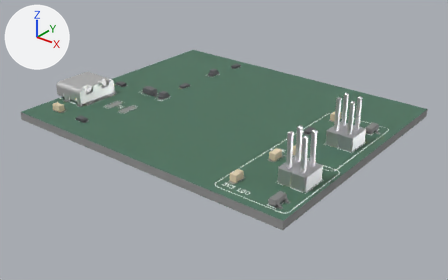
A saved change to the glTF model kicraft/server/sample_projects/bench-breakout/previews/board.glb.
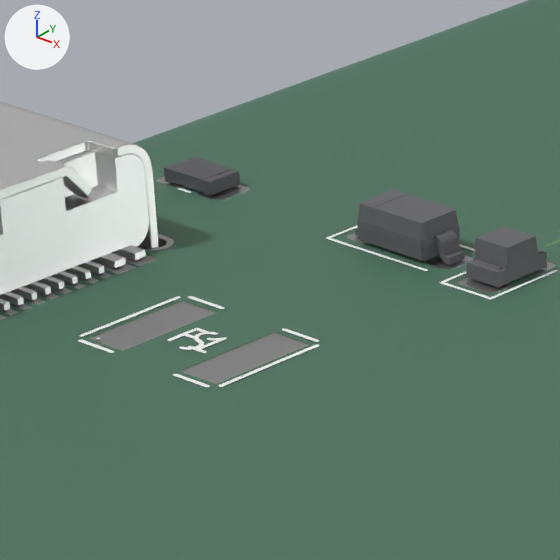
Old and new are each drawn whole from a 50 mm lens placed at (0.2178, -0.1919, 0.049), pointed at (0.1505, -0.1079, -0.0031) and again close up on the part from 21% to 38% of the width and 21% to 49% of the height. The axes (+X, +Y, +Z) are drawn at upper left. The lights are the same throughout. The first two pictures are the older version. Where no turn or scale is listed for an object, it has been applied to the vertices.

The first close-up shows '=>[0:1:1:10]', '=>[0:1:1:12]', '=>[0:1:1:13]', 'D1', 'D2', 'J1', 'R4' and 2 more.
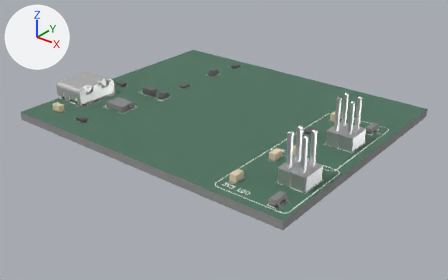
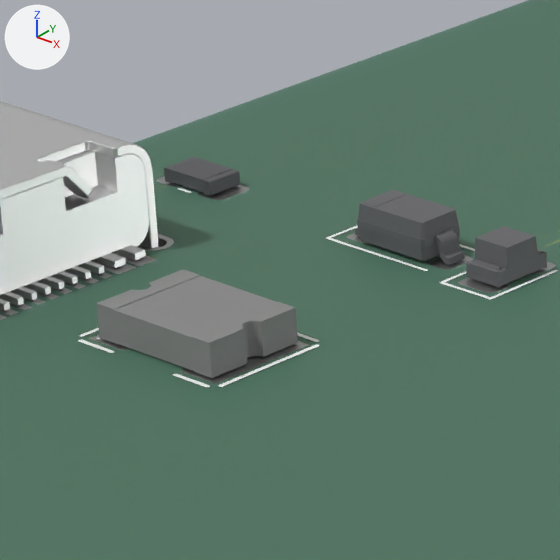
Location of each change, (x1, y1, x2, y2) in pixels of the close-ups (560 x 560 px):
'F1', added: after (97, 269, 298, 378)

The change in detail:
Material 'cmp_F1' (mat_cmp_f1) is new.
Its base color is (0.251, 0.251, 0.251) (grey #898989).
Its roughness is 0.55.
Mesh me_f1812_l4_5_w3_2_h1_0 is new.
It has 1032 vertices, 2060 faces and spans x -0.00225..0.00225, y -0.0016..0.0016, z 0.0..0.00104.
It uses material mat_cmp_f1 (grey #898989).
Object '=>[0:1:1:10]' (ob_0_1_1_10) now shows me_bench_breakout_copper instead of me_bench_breakout_pad.
Object '=>[0:1:1:11]' (ob_0_1_1_11) now shows me_bench_breakout_pad instead of me_bench_breakout_via.
Object '=>[0:1:1:12]' (ob_0_1_1_12) now shows me_bench_breakout_via instead of me_bench_breakout_silkscreen.
Object '=>[0:1:1:13]' (ob_0_1_1_13) now shows me_bench_breakout_silkscreen instead of me_bench_breakout_soldermask.
Object '=>[0:1:1:14]' (ob_0_1_1_14) now shows me_bench_breakout_soldermask instead of me_bench_breakout_soldermask_001.
Object 'F1' (ob_f1) is new; it shows me_f1812_l4_5_w3_2_h1_0.
Its location is (0.13136, -0.11648, 0.0016).
